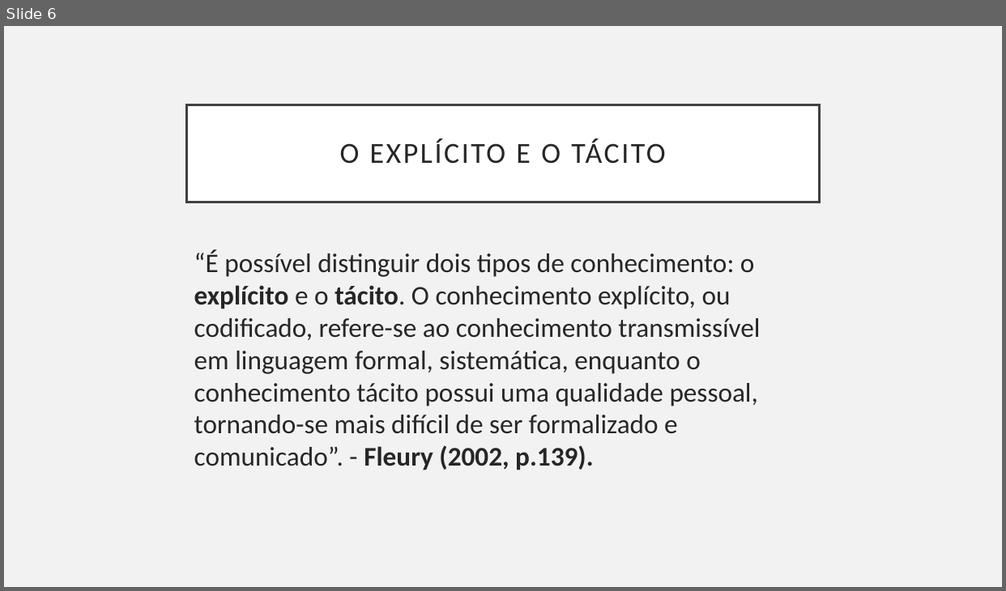
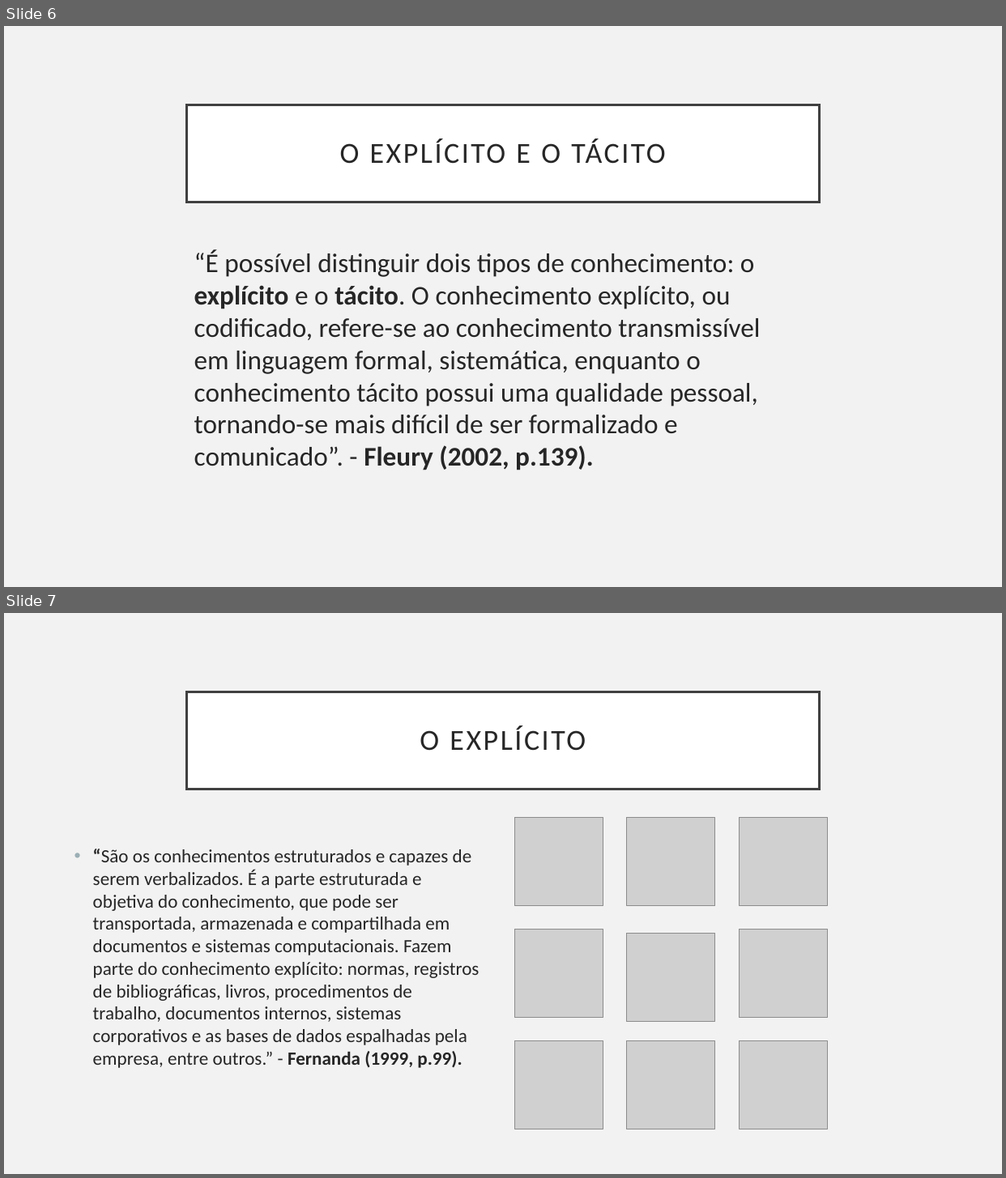
Before and after one commit to mgoalves/OsTresMosqueteiros, a slide deck: PE/Estratégia e Conhecimento.pptx. Shown one above the other, each under a label of ours: slide 6 before the commit, slides 6 and 7 after it. The pictures are 1006x591 and 1006x1178 pixels, drawn with LibreOffice and Linux fonts; fonts in the diff are those of the drawing; grey boxes stand for pictures. Boxes give left, top, right and bottom in pixels: in the first picture for what was removed or moved away, otherwise in the second. Text is boxed around its words. In the diff, an @@ line names an element or a change of style, - is before the commit and + after.

Commit message:
ilustrações explícito

```diff
--- a/PE/Estratégia e Conhecimento.pptx
+++ b/PE/Estratégia e Conhecimento.pptx
@@ slide 7 added at bbox=[4, 613, 1002, 1174], background #F2F2F2 @@
@@ title added at bbox=[187, 692, 819, 789], fill #FFFFFF, outline #404040 2.5 pt, 28 pt, text #262626 @@
+O EXPLÍCITO
@@ picture added at bbox=[514, 818, 603, 906] @@
@@ picture added at bbox=[627, 818, 715, 906] @@
@@ picture added at bbox=[739, 818, 827, 906] @@
@@ text added at bbox=[93, 849, 479, 1068], 18 pt, text #262626 @@
+• “São os conhecimentos estruturados e capazes de serem verbalizados. É a parte estruturada e objetiva do conhecimento, que pode ser transportada, armazenada e compartilhada em documentos e sistemas computacionais. Fazem parte do conhecimento explícito: normas, registros de bibliográficas, livros, procedimentos de trabalho, documentos internos, sistemas corporativos e as bases de dados espalhadas pela empresa, entre outros.” - Fernanda (1999, p.99).
@@ picture added at bbox=[514, 930, 603, 1018] @@
@@ picture added at bbox=[627, 934, 715, 1022] @@
@@ picture added at bbox=[739, 930, 827, 1018] @@
@@ picture added at bbox=[514, 1041, 603, 1130] @@
@@ picture added at bbox=[627, 1041, 715, 1130] @@
@@ picture added at bbox=[739, 1041, 827, 1130] @@
```
Also in this commit, not shown: 1 slide changed, 1 other slide added, 10 other files.
